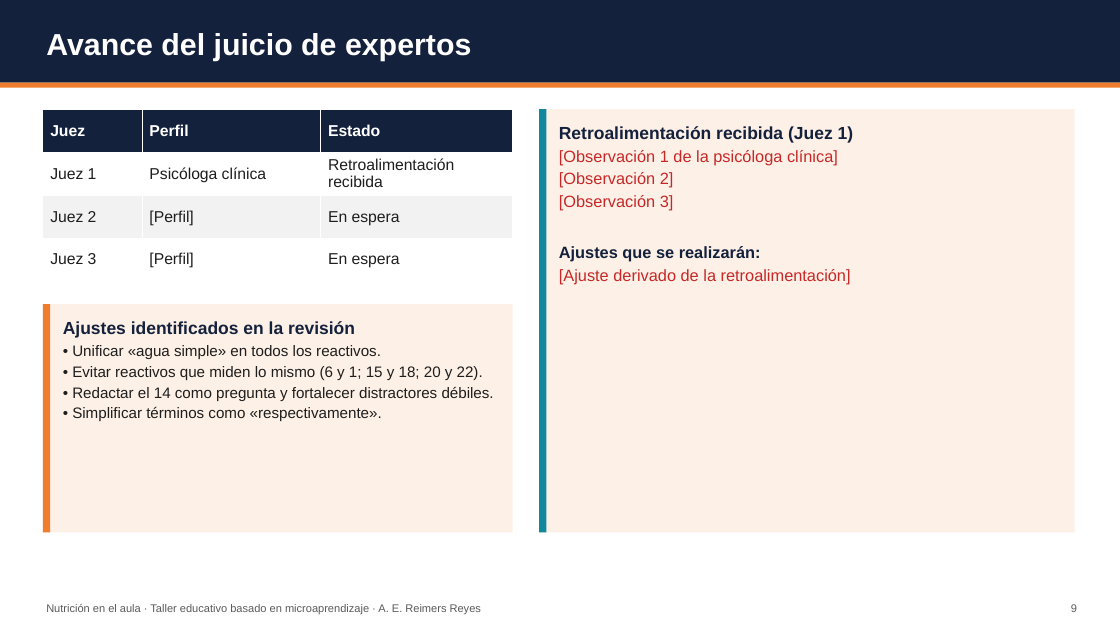
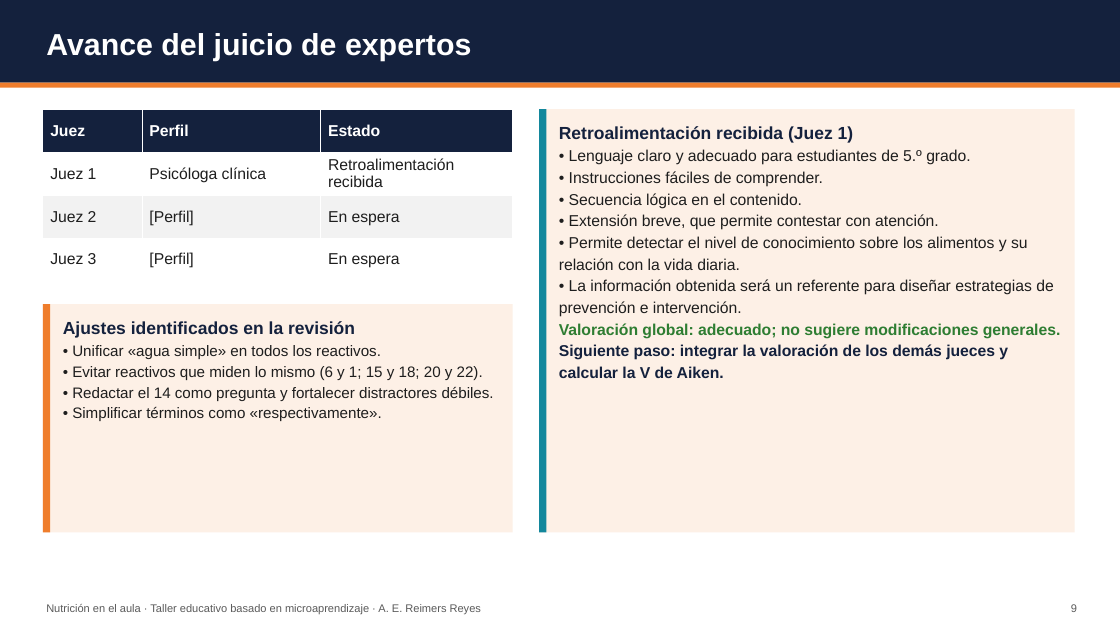
Before and after one commit to dreimers178/Finanzas, a slide deck: slide 9 of protocolo-MTIE/actividad4/Actividad4_Presentacion_avances_Reimers.pptx. Drawn at 1120x630 pixels with LibreOffice and Linux fonts; fonts in the diff are those of the drawing. Boxes give left, top, right and bottom in pixels: in the first picture for what was removed or moved away, otherwise in the second. Text is boxed around its words. In the diff, an @@ line names an element or a change of style, - is before the commit and + after.

```diff
--- a/protocolo-MTIE/actividad4/Actividad4_Presentacion_avances_Reimers.pptx
+++ b/protocolo-MTIE/actividad4/Actividad4_Presentacion_avances_Reimers.pptx
@@ text at [559, 149, 1061, 378]: text changed; size 14 to 13.5 pt; text colour #C62828 to #1E1E1E @@
-[Observación 1 de la psicóloga clínica]
-[Observación 2]
-[Observación 3]
-Ajustes que se realizarán:
-[Ajuste derivado de la retroalimentación]
+• Lenguaje claro y adecuado para estudiantes de 5.º grado.
+• Instrucciones fáciles de comprender.
+• Secuencia lógica en el contenido.
+• Extensión breve, que permite contestar con atención.
+• Permite detectar el nivel de conocimiento sobre los alimentos y su relación con la vida diaria.
+• La información obtenida será un referente para diseñar estrategias de prevención e intervención.
+Valoración global: adecuado; no sugiere modificaciones generales.
+Siguiente paso: integrar la valoración de los demás jueces y calcular la V de Aiken.
```
Also in this commit, not shown: 2 other files.
